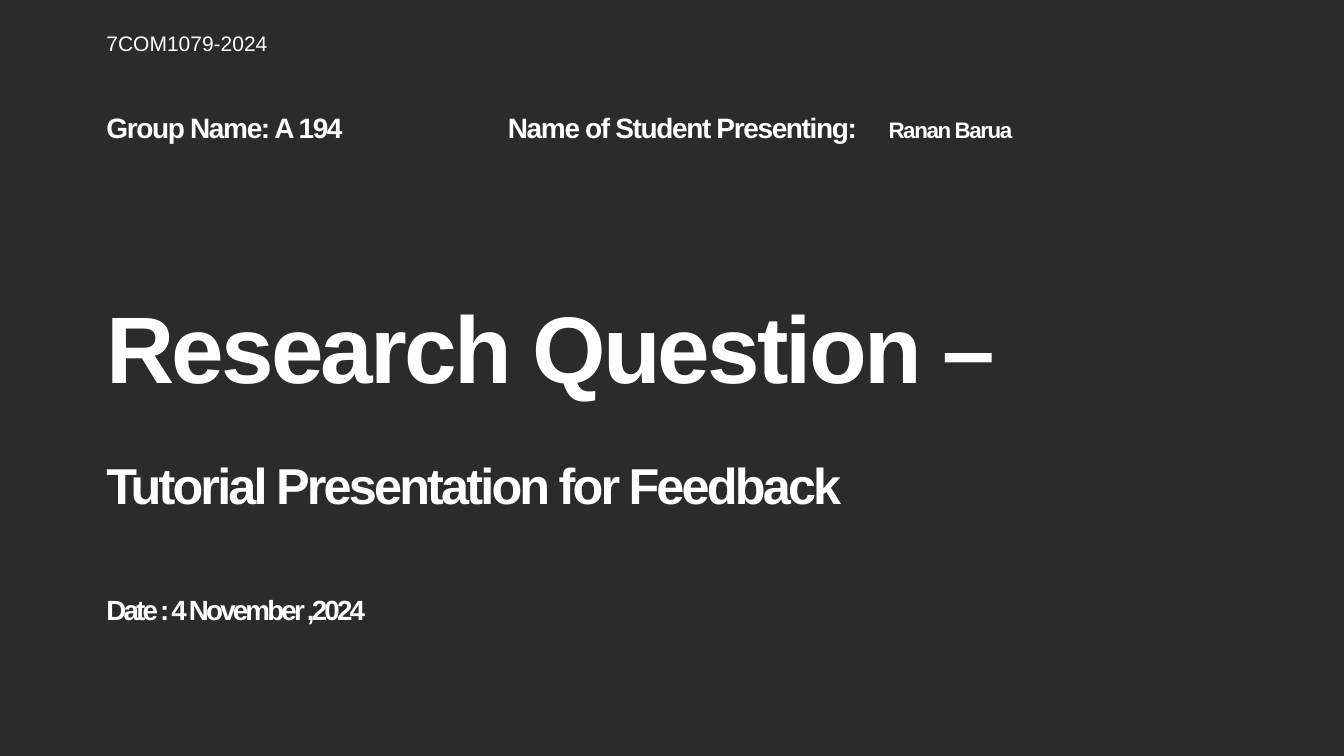
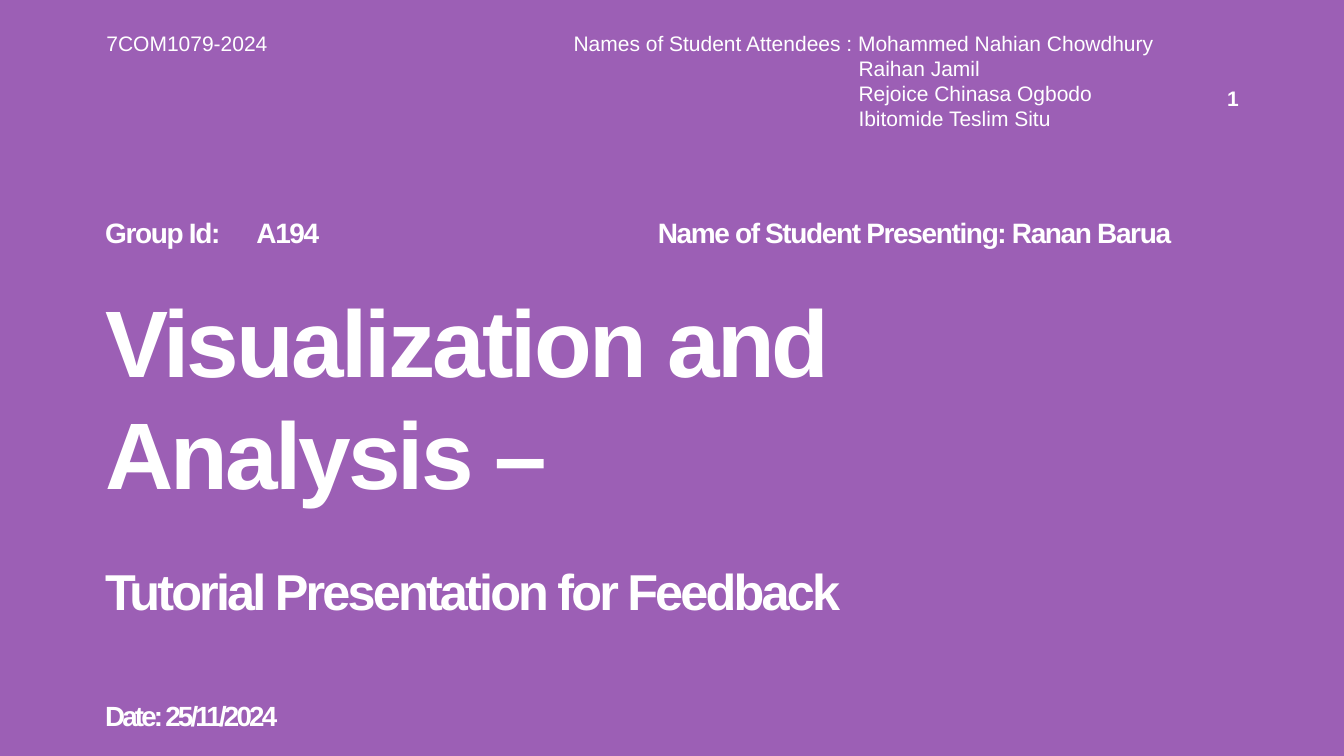
Before and after one commit to RananBarua/groupA194, a slide deck: slide 1 of group A194.pptx. Drawn at 1344x756 pixels with LibreOffice and Linux fonts; fonts in the diff are those of the drawing; background and template pictures are left out; a plain dark background stands for a picture behind light text. Boxes give left, top, right and bottom in pixels: in the first picture for what was removed or moved away, otherwise in the second. Text is boxed around its words. In the diff, an @@ line names an element or a change of style, - is before the commit and + after.

Commit message:
groupA194 ppt

```diff
--- a/group A194.pptx
+++ b/group A194.pptx
@@ background picture (left out) to #9C5FB5 @@
@@ text at [106,36,1153,126]: text changed @@
-7COM1079-2024
+7COM1079-2024 Names of Student Attendees : Mohammed Nahian Chowdhury
+Raihan Jamil
+Rejoice Chinasa Ogbodo
+Ibitomide Teslim Situ
@@ page number added at [1227,91,1239,106], 15 pt, text #FFFFFF, bold @@
+1
@@ subtitle at [105,222,1171,248]: text changed @@
-Group Name: A 194 Name of Student Presenting: Ranan Barua
+Group Id: A194 Name of Student Presenting: Ranan Barua
@@ title at [105,308,840,727]: text changed @@
-Research Question –
-Tutorial Presentation for Feedback
-Date : 4 November ,2024
+Visualization and Analysis –
+Tutorial Presentation for Feedback
+Date: 25/11/2024
```
Also in this commit, not shown: 1 other slide changed, 5 slides added, 2 slides removed.
